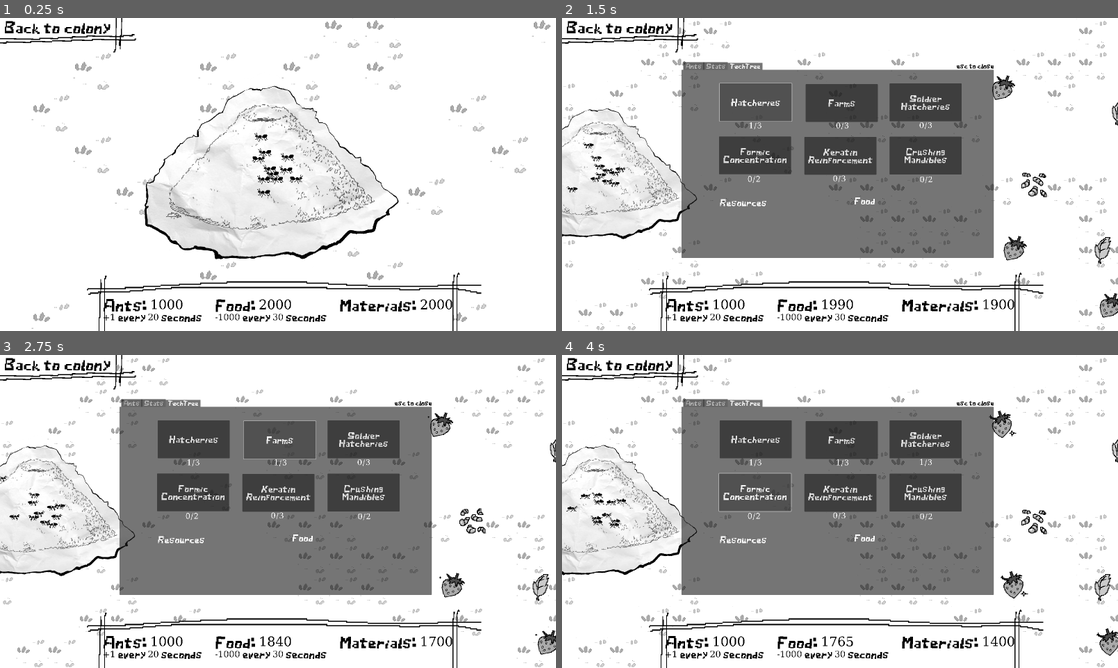
Above: before the commit, frames 1-4 (two rows, left to right).
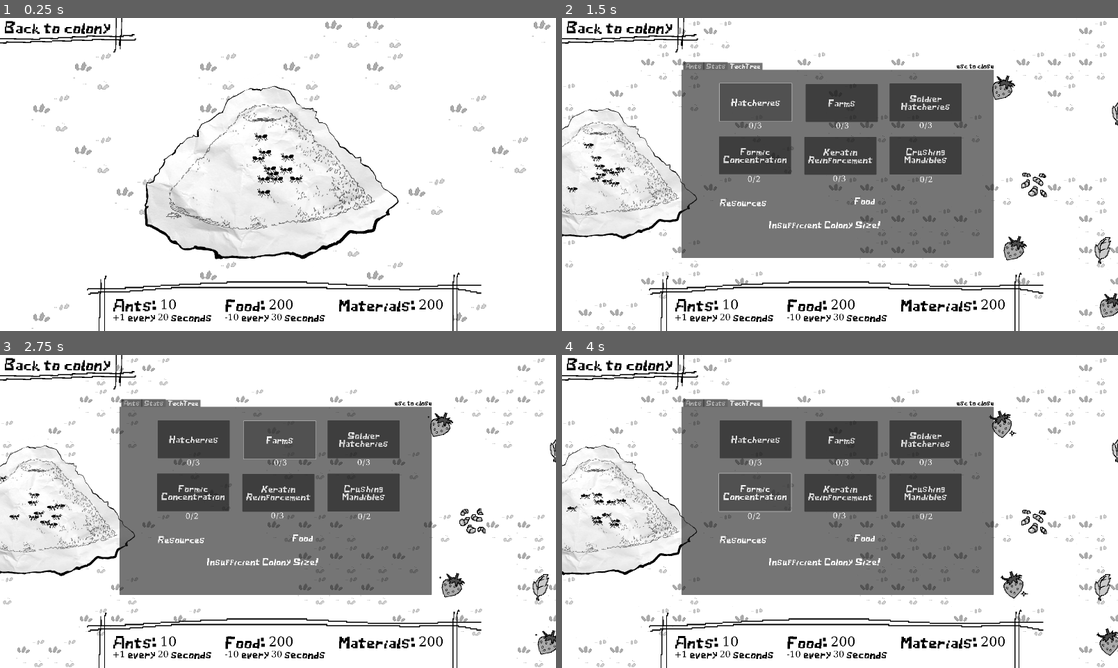
Above: after the commit, the same moments.

Repository: BongHead/GameJam2026
Game: Godot game, scene res://World.tscn
The game is run twice, just before and just after one commit, with the same random seed, the same clock (stepped at 60 frames per second) and the same inputs.
Inputs (mouse positions are in pixels of both pictures, inside the frame that each line leads up to):
- Up to frame 1 (0.25 s): no input
- Up to frame 2 (1.5 s): move the mouse to (828, 171) at 0.52 s; hold D (right) 0.53-1.25 s; tap Mouse wheel down (wheel_down) at 0.6 s; click (828, 171) at 0.67 s; click "Hatcheries" at 1.25 s
- Up to frame 3 (2.75 s): click "Farms" at 2 s
- Up to frame 4 (4 s): click "Soldier Hatcheries" at 2.75 s; click "Formic Concentration" at 3.5 s

The runs differ from the first frame. In frame 1, 1.4% of the frame differs, in the area x 18-82%, y 89-98%; in frame 2, 1.6%, in the area x 18-82%, y 33-98%; in frame 3, 1.6%; in frame 4, 1.6%.
Error before the commit: Invalid access to property or key 'Worker_Ant' on a base object of type 'null instance'. (res://world.gd:239)

Commit message:
bugfix+optimization

Diff:
--- a/gamejam2026/Ants__stats.gd
+++ b/gamejam2026/Ants__stats.gd
@@ -1,4 +1,4 @@
-AntStats extends Node
+extends Node
 var Worker_Ant = {
 	HP = 1,
 	TGH = 2,
@@ -14,3 +14,6 @@
 	DMG = 4,
 	CRY = 5
 }
+enum LLL{
+	a=3
+}
--- a/gamejam2026/active_ant.gd
+++ b/gamejam2026/active_ant.gd
@@ -16,6 +16,11 @@
 		distance_to_move = SPEED * delta
 		if abs(distance_to_destination) < abs(distance_to_move): # if we are close, just move to destination
 			distance_to_move = distance_to_destination
+
+		if position.direction_to(destination).x > 0:
+			$AnimatedSprite2D.flip_h = true
+		elif position.direction_to(destination).x <= 0:
+			$AnimatedSprite2D.flip_h = false
 		position += position.direction_to(destination) * distance_to_move
 
 func set_destination(new_destination):
--- a/gamejam2026/base_menu_ui.tscn
+++ b/gamejam2026/base_menu_ui.tscn
@@ -273,30 +273,12 @@
 theme_override_font_sizes/font_size = 35
 text = "Food"
 
-[node name="ErrorMessageAnts" type="Label" parent="TechTree"]
+[node name="ErrorMessage" type="Label" parent="TechTree"]
 layout_mode = 0
 offset_left = 401.0
 offset_top = 695.0
 offset_right = 1003.0
 offset_bottom = 767.0
-theme_override_fonts/font = ExtResource("1_6afh4")
-theme_override_font_sizes/font_size = 35
-
-[node name="ErrorMessageResources" type="Label" parent="TechTree"]
-layout_mode = 0
-offset_left = 402.0
-offset_top = 686.0
-offset_right = 1004.0
-offset_bottom = 758.0
-theme_override_fonts/font = ExtResource("1_6afh4")
-theme_override_font_sizes/font_size = 35
-
-[node name="ErrorMessageMaxLevel" type="Label" parent="TechTree"]
-layout_mode = 0
-offset_left = 402.0
-offset_top = 686.0
-offset_right = 1004.0
-offset_bottom = 758.0
 theme_override_fonts/font = ExtResource("1_6afh4")
 theme_override_font_sizes/font_size = 35
 
--- a/gamejam2026/project.godot
+++ b/gamejam2026/project.godot
@@ -18,6 +18,7 @@
 [autoload]
 
 DiceRollService="*res://DiceRollService.gd"
+AntsStats="*res://Ants__stats.gd"
 
 [display]
 
--- a/gamejam2026/world.gd
+++ b/gamejam2026/world.gd
@@ -20,7 +20,6 @@
 var resource_regen_counter = 0
 var ant = preload("res://Ant.tscn")
 var active_ant = preload("res://ActiveAnt.tscn")
-@onready var AntStats: Node = %Ants__stats
 
 # Called when the node enters the scene tree for the first time.
 func _ready() -> void:
@@ -81,7 +80,7 @@
 var ANT_INTERVAL = 20
 var FOOD_INTERVAL = 30
 
-var worker_ants = 1000
+var worker_ants = 10
 var soldier_ants = 0
 var worker_generation = 1
 var soldier_generation = 0
@@ -107,9 +106,15 @@
 	ants = worker_ants + soldier_ants
 	max_ants = ants
 	next_ant = ANT_INTERVAL
-	food_amount = 2000
-	materials = 2000
+	food_amount = 200
+	materials = 200
 	next_food = FOOD_INTERVAL
+	AntsStats.Worker_Ant["STR"] = 2
+	AntsStats.Soldier_Ant["STR"] = 5
+	AntsStats.Worker_Ant["TGH"] = 2
+	AntsStats.Soldier_Ant["TGH"] = 4
+	AntsStats.Soldier_Ant["DMG"] = 4
+
 	update_hud()
 	update_tech()
 
@@ -178,11 +183,11 @@
 						1: worker_generation = round(worker_generation*2)
 						2: worker_generation = round(worker_generation*1.75)
 				else:
-					$Hud/base_menu_ui/TechTree/ErrorMessageMaxLevel.text = "Technology Already at Maximum Level"
-			else:
-				$Hud/base_menu_ui/TechTree/ErrorMessageResources.text = "Insufficient Food/Materials!"
-		else:
-			$Hud/base_menu_ui/TechTree/ErrorMessageAnts.text = "Insufficient Colony Size!"
+					$Hud/base_menu_ui/TechTree/ErrorMessage.text = "Technology Already at Maximum Level"
+			else:
+				$Hud/base_menu_ui/TechTree/ErrorMessage.text = "Insufficient Food/Materials!"
+		else:
+			$Hud/base_menu_ui/TechTree/ErrorMessage.text = "Insufficient Colony Size!"
 		update_tech()
 		update_hud()
 
@@ -199,11 +204,11 @@
 						2: upkeep_modifier = 0.9
 						3: upkeep_modifier = 0.85
 				else:
-					$Hud/base_menu_ui/TechTree/ErrorMessageMaxLevel.text = "Technology Already at Maximum Level"
-			else:
-				$Hud/base_menu_ui/TechTree/ErrorMessageResources.text = "Insufficient Food/Materials!"
-		else:
-			$Hud/base_menu_ui/TechTree/ErrorMessageAnts.text = "Insufficient Colony Size!"
+					$Hud/base_menu_ui/TechTree/ErrorMessageMax.text = "Technology Already at Maximum Level"
+			else:
+				$Hud/base_menu_ui/TechTree/ErrorMessage.text = "Insufficient Food/Materials!"
+		else:
+			$Hud/base_menu_ui/TechTree/ErrorMessage.text = "Insufficient Colony Size!"
 		update_tech()
 		update_hud()
 
@@ -220,11 +225,11 @@
 						2: soldier_generation = 2
 						3: soldier_generation = 5
 				else:
-					$Hud/base_menu_ui/TechTree/ErrorMessageMaxLevel.text = "Technology Already at Maximum Level"
-			else:
-				$Hud/base_menu_ui/TechTree/ErrorMessageResources.text = "Insufficient Food/Materials!"
-		else:
-			$Hud/base_menu_ui/TechTree/ErrorMessageAnts.text = "Insufficient Colony Size!"
+					$Hud/base_menu_ui/TechTree/ErrorMessageMax.text = "Technology Already at Maximum Level"
+			else:
+				$Hud/base_menu_ui/TechTree/ErrorMessageR.text = "Insufficient Food/Materials!"
+		else:
+			$Hud/base_menu_ui/TechTree/ErrorMessage.text = "Insufficient Colony Size!"
 		update_tech()
 		update_hud()
 
@@ -236,14 +241,14 @@
 					Formic_Level += 1
 					materials -=TechTree.Formic_concentration.material_cost
 					food_amount -=TechTree.Formic_concentration.food_cost
-					AntStats.Worker_Ant.STR +=1
-					AntStats.Soldier_Ant.STR +=1
-				else:
-					$Hud/base_menu_ui/TechTree/ErrorMessageMaxLevel.text = "Technology Already at Maximum Level"
-			else:
-				$Hud/base_menu_ui/TechTree/ErrorMessageResources.text = "Insufficient Food/Materials!"
-		else:
-			$Hud/base_menu_ui/TechTree/ErrorMessageAnts.text = "Insufficient Colony Size!"
+					AntsStats.Worker_Ant["STR"] +=1
+					AntsStats.Soldier_Ant["STR"] +=1
+				else:
+					$Hud/base_menu_ui/TechTree/ErrorMessage.text = "Technology Already at Maximum Level"
+			else:
+				$Hud/base_menu_ui/TechTree/ErrorMessage.text = "Insufficient Food/Materials!"
+		else:
+			$Hud/base_menu_ui/TechTree/ErrorMessage.text = "Insufficient Colony Size!"
 		update_tech()
 		update_hud()
 
@@ -255,14 +260,14 @@
 					Keratin_Level += 1
 					materials -=TechTree.Keratin_Reinforcement.material_cost
 					food_amount -=TechTree.Keratin_Reinforcement.food_cost
-					AntStats.Worker_Ant.DEF +=1
-					AntStats.Soldier_Ant.DEF +=1
-				else:
-					$Hud/base_menu_ui/TechTree/ErrorMessageMaxLevel.text = "Technology Already at Maximum Level"
-			else:
-				$Hud/base_menu_ui/TechTree/ErrorMessageResources.text = "Insufficient Food/Materials!"
-		else:
-			$Hud/base_menu_ui/TechTree/ErrorMessageAnts.text = "Insufficient Colony Size!"
+					AntsStats.Worker_Ant["TGH"] += 1
+					AntsStats.Soldier_Ant["TGH"] +=1
+				else:
+					$Hud/base_menu_ui/TechTree/ErrorMessage.text = "Technology Already at Maximum Level"
+			else:
+				$Hud/base_menu_ui/TechTree/ErrorMessage.text = "Insufficient Food/Materials!"
+		else:
+			$Hud/base_menu_ui/TechTree/ErrorMessage.text = "Insufficient Colony Size!"
 		update_tech()
 		update_hud()
 
@@ -274,12 +279,12 @@
 					Mandible_Level += 1
 					materials -= TechTree.Crushing_Mandibles.material_cost
 					food_amount -= TechTree.Crushing_Mandibles.food_cost
-					AntStats.Soldier_Ant.DMG +=1
-				else:
-					$Hud/base_menu_ui/TechTree/ErrorMessageMaxLevel.text = "Technology Already at Maximum Level"
-			else:
-				$Hud/base_menu_ui/TechTree/ErrorMessageResources.text = "Insufficient Food/Materials!"
-		else:
-			$Hud/base_menu_ui/TechTree/ErrorMessageAnts.text = "Insufficient Colony Size!"
-		update_tech()
-		update_hud()
+					AntsStats.Soldier_Ant["DMG"] +=1
+				else:
+					$Hud/base_menu_ui/TechTree/ErrorMessage.text = "Technology Already at Maximum Level"
+			else:
+				$Hud/base_menu_ui/TechTree/ErrorMessage.text = "Insufficient Food/Materials!"
+		else:
+			$Hud/base_menu_ui/TechTree/ErrorMessage.text = "Insufficient Colony Size!"
+		update_tech()
+		update_hud()
Not shown: 1 places in gamejam2026/World.tscn that only renumber resources
Not shown: 1 places in gamejam2026/base_menu_ui.tscn that only renumber resources
